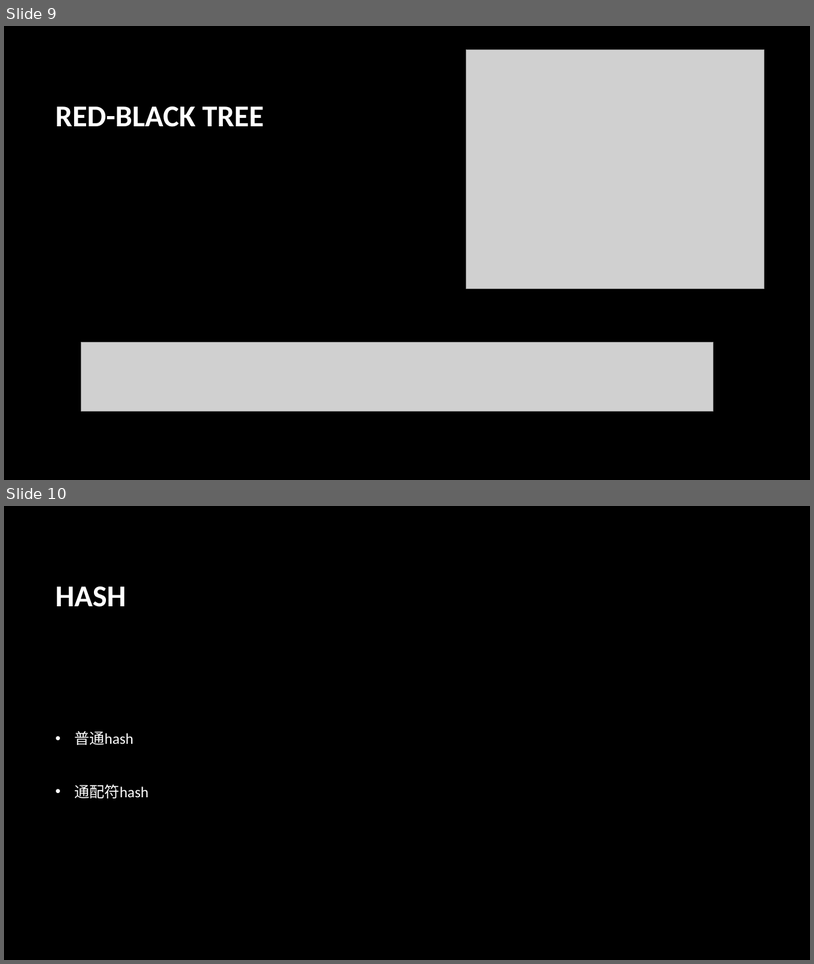
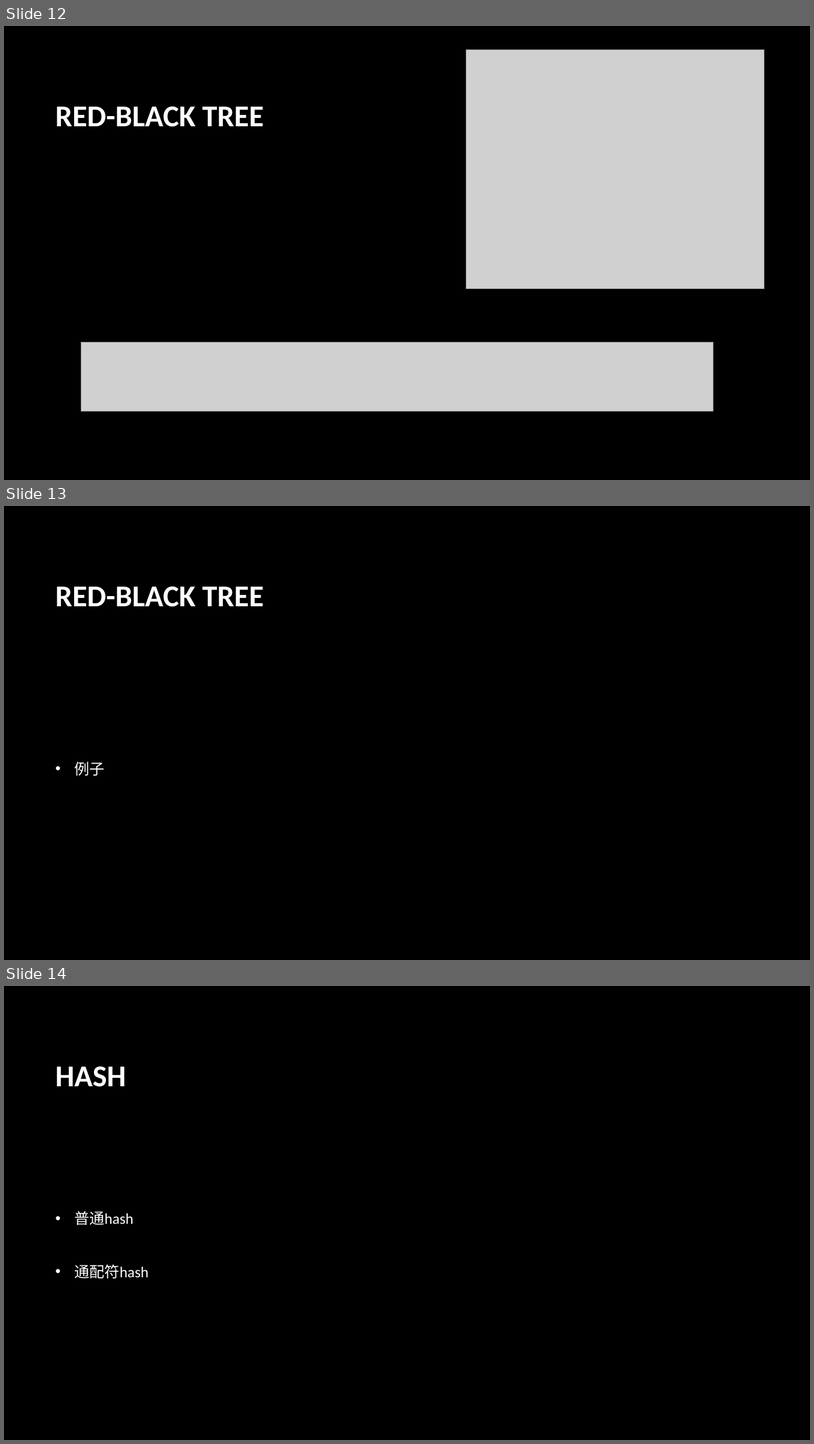
Before and after one commit to 1045917067/nginx-1.14.0-research, a slide deck: docs/nginx基本结构.pptx. Shown one above the other, each under a label of ours: slides 9 and 10 before the commit, slides 12, 13 and 14 after it. The pictures are 814x964 and 814x1444 pixels, drawn with LibreOffice and Linux fonts; fonts in the diff are those of the drawing; grey boxes stand for pictures; background and template pictures are left out. Boxes give left, top, right and bottom in pixels: in the first picture for what was removed or moved away, otherwise in the second. Text is boxed around its words. In the diff, an @@ line names an element or a change of style, - is before the commit and + after.

Commit message:
add ppt

```diff
--- a/docs/nginx基本结构.pptx
+++ b/docs/nginx基本结构.pptx
@@ slide 13 added at (4,506,810,960), background picture (left out) @@
@@ title added at (56,586,264,607), 36 pt, text #FFFFFF, bold @@
+RED-BLACK TREE
@@ text added at (74,762,104,775), 18 pt, text #FFFFFF @@
+• 例子
@@ what was slide 9 is now slide 12 @@
@@ what was slide 10 is now slide 14 @@
```
Also in this commit, not shown: 2 slides changed, 3 other slides added.
